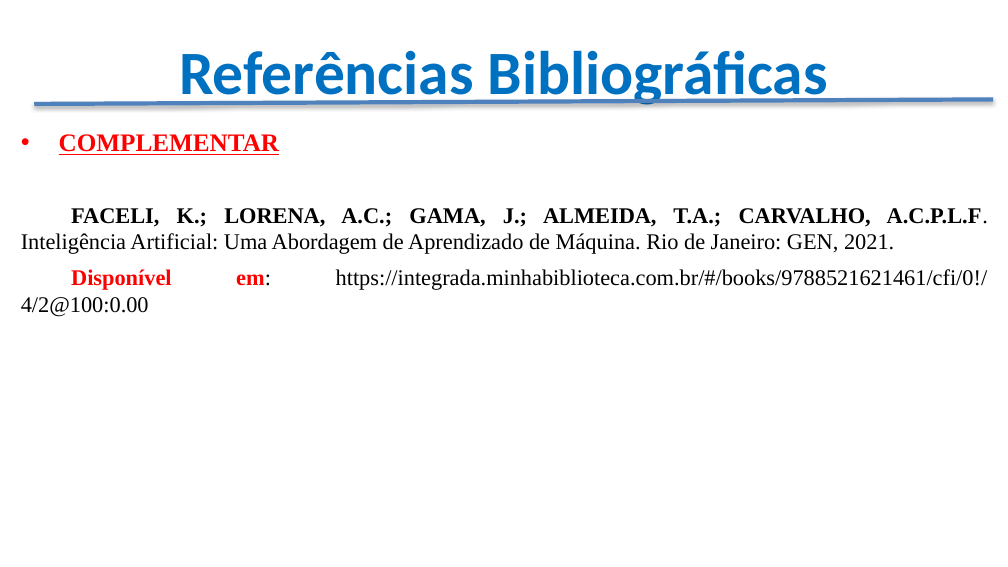
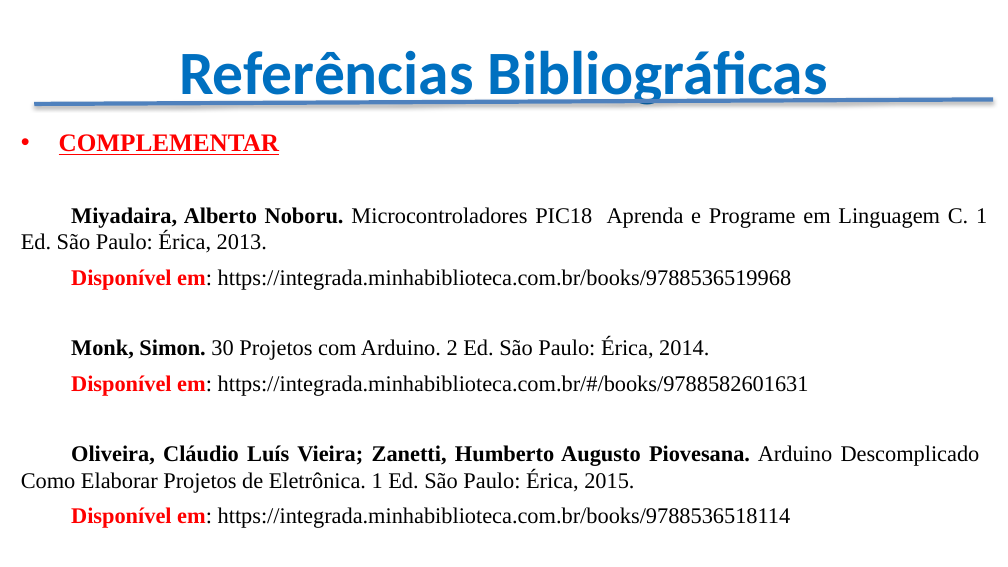
Before and after one commit to CloudEducationBrazil/WydenArea1ProgramacaoMicrocontroladores, a slide deck: slide 24 of Apresentação - Programação Microcontroladores.pptx (slide 20 before the commit). Drawn at 1008x567 pixels with LibreOffice and Linux fonts; fonts in the diff are those of the drawing; background and template pictures are left out. Boxes give left, top, right and bottom in pixels: in the first picture for what was removed or moved away, otherwise in the second. Text is boxed around its words. In the diff, an @@ line names an element or a change of style, - is before the commit and + after.

Commit message:
Apresentação da disciplina Microcontroladores.

```diff
--- a/Apresentação - Programação Microcontroladores.pptx
+++ b/Apresentação - Programação Microcontroladores.pptx
@@ text at [21, 207, 987, 528]: text changed @@
-FACELI, K.; LORENA, A.C.; GAMA, J.; ALMEIDA, T.A.; CARVALHO, A.C.P.L.F. Inteligência Artificial: Uma Abordagem de Aprendizado de Máquina. Rio de Janeiro: GEN, 2021.
-Disponível em: https://integrada.minhabiblioteca.com.br/#/books/9788521621461/cfi/0!/4/2@100:0.00
+Miyadaira, Alberto Noboru. Microcontroladores PIC18 Aprenda e Programe em Linguagem C. 1 Ed. São Paulo: Érica, 2013.
+Disponível em: https://integrada.minhabiblioteca.com.br/books/9788536519968
+Monk, Simon. 30 Projetos com Arduino. 2 Ed. São Paulo: Érica, 2014.
+Disponível em: https://integrada.minhabiblioteca.com.br/#/books/9788582601631
+Oliveira, Cláudio Luís Vieira; Zanetti, Humberto Augusto Piovesana. Arduino Descomplicado Como Elaborar Projetos de Eletrônica. 1 Ed. São Paulo: Érica, 2015.
+Disponível em: https://integrada.minhabiblioteca.com.br/books/9788536518114
```
Also in this commit, not shown: 11 other slides changed, 7 slides added, 2 slides removed.
